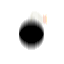
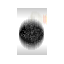
Layers edited between the first and the second 64×64 image:
added layer "Layer 7" (20%) above "Layer 6" over [17, 8, 47, 55]
added layer "Layer 6" above "Layer 5" over [17, 8, 47, 55]
